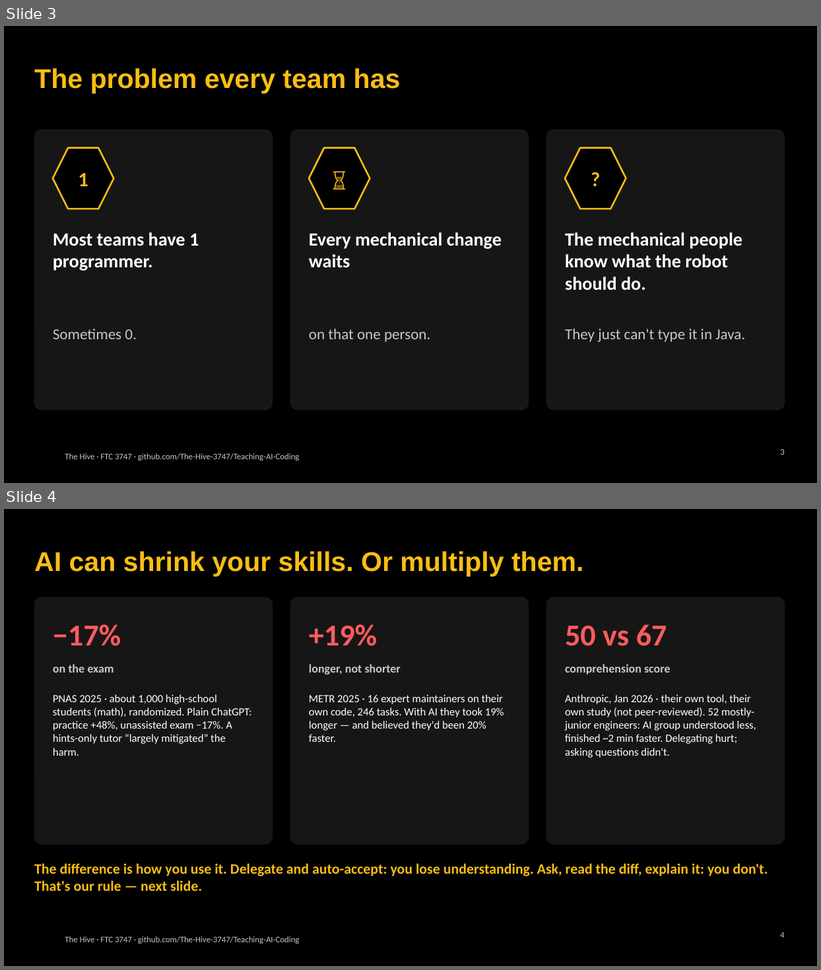
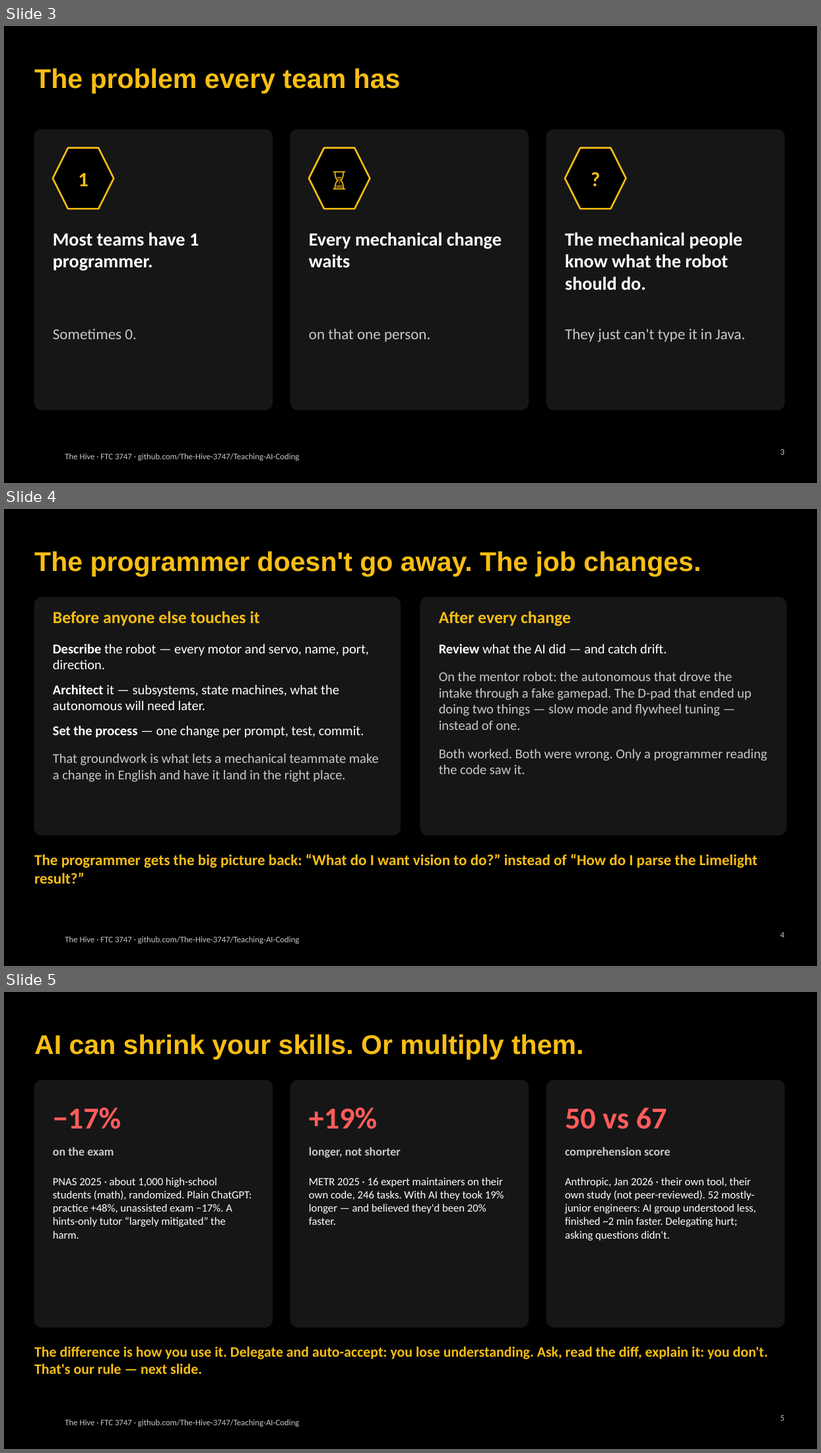
Before and after one commit to The-Hive-3747/Teaching-AI-Coding, a slide deck: slides/kickoff.pptx. Shown one above the other, each under a label of ours: slides 3 and 4 before the commit, slides 3, 4 and 5 after it. The pictures are 821x970 and 821x1453 pixels, drawn with LibreOffice and Linux fonts; fonts in the diff are those of the drawing; background and template pictures are left out. Boxes give left, top, right and bottom in pixels: in the first picture for what was removed or moved away, otherwise in the second. Text is boxed around its words. In the diff, an @@ line names an element or a change of style, - is before the commit and + after.

```diff
--- a/slides/kickoff.pptx
+++ b/slides/kickoff.pptx
@@ slide 4 added at <box>4,509,817,966</box>, background #000000; not listed: 1 template element that a slide beside it also shows @@
@@ title added at <box>34,551,701,577</box>, 32 pt, text #F9BE14, bold @@
+The programmer doesn't go away. The job changes.
@@ rounded rectangle added at <box>34,597,401,835</box>, fill #161616, outline #161616 1 pt @@
@@ rounded rectangle added at <box>420,597,787,835</box>, fill #161616, outline #161616 1 pt @@
@@ text added at <box>53,611,260,626</box>, 20 pt, text #F9BE14, bold @@
+Before anyone else touches it
@@ text added at <box>439,611,571,626</box>, 20 pt, text #F9BE14, bold @@
+After every change
@@ text added at <box>53,644,379,782</box>, 16 pt, text #FFFFFF @@
+Describe the robot — every motor and servo, name, port, direction.
+Architect it — subsystems, state machines, what the autonomous will need later.
+Set the process — one change per prompt, test, commit.
+That groundwork is what lets a mechanical teammate make a change in English and have it land in the right place.
@@ text added at <box>439,644,768,774</box>, 16 pt, text #C8C8C8 @@
+Review what the AI did — and catch drift.
+On the mentor robot: the autonomous that drove the intake through a fake gamepad. The D-pad that ended up doing two things — slow mode and flywheel tuning — instead of one.
+Both worked. Both were wrong. Only a programmer reading the code saw it.
@@ text added at <box>34,854,758,884</box>, 18 pt, text #F9BE14, bold @@
+The programmer gets the big picture back: “What do I want vision to do?” instead of “How do I parse the Limelight result?”
@@ page number added at <box>780,933,784,938</box>, 10 pt, text #C8C8C8 @@
+4
@@ what was slide 4 is now slide 5 @@
@@ page number at <box>780,1415,784,1421</box>: text changed @@
-4
+5
```
Also in this commit, not shown: 2 other files.
